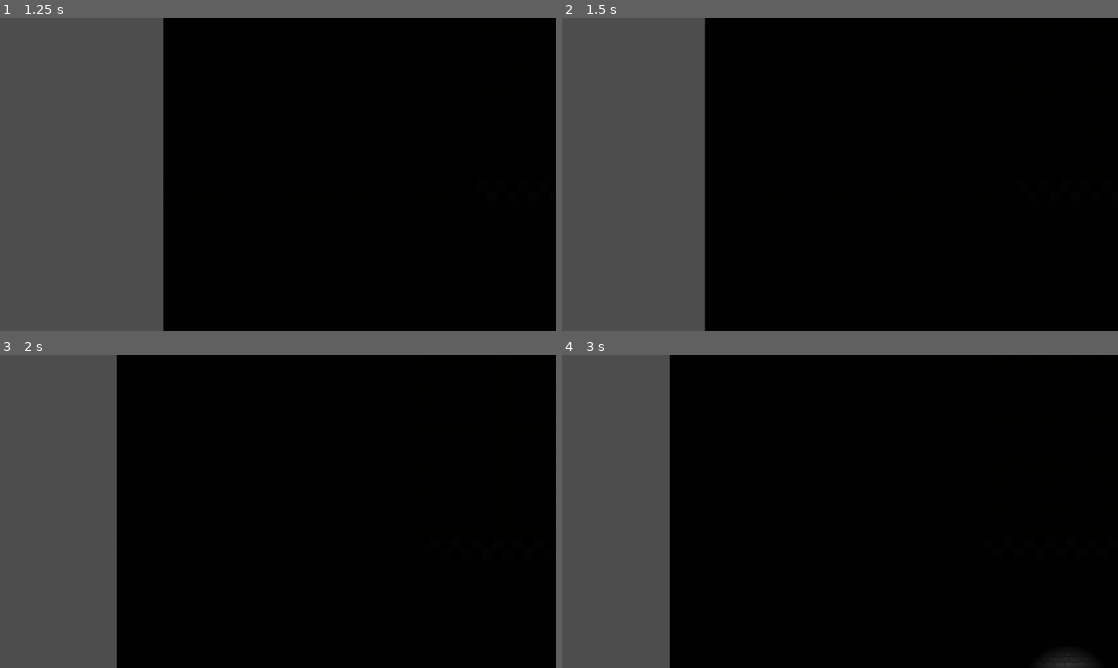
Above: before the commit, frames 1-4 (two rows, left to right).
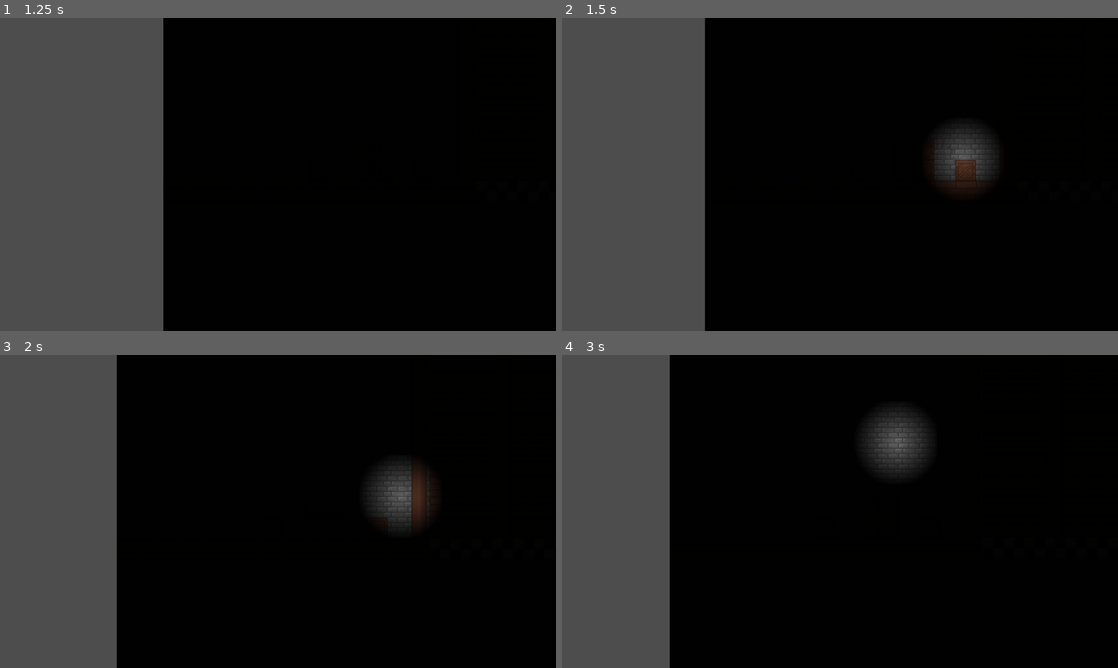
Above: after the commit, the same moments.

Repository: lestercantor/gwj-74---haunted
Game: Godot game, scene res://Art Assets/Art Scenes/MainMenuBackground.tscn
Same seed, same stepped clock (60 frames per second), same inputs: the game is played once before the commit and once after it.
Inputs (mouse positions are in pixels of both pictures, inside the frame that each line leads up to):
- Up to frame 1 (1.25 s): click (61, 168) at 0.5 s
- Up to frame 2 (1.5 s): tap Enter at 1.25 s; move the mouse to (962, 158) at 1.27 s; hold D (move_right) from 1.28 s (still down)
- Up to frame 3 (2 s): keep holding D (move_right); tap Space (jump) at 1.52 s
- Up to frame 4 (3 s): move the mouse to (728, 527) at 2.02 s; tap Space (jump) at 2.27, 2.75 s; move the mouse to (895, 442) at 2.77 s; release D (move_right) at 2.78 s; hold A (move_left) from 2.78 s (still down)

Frame 1 is identical in both runs. In frame 2, 1.8% of the frame differs, in the area x 66-79%, y 34-56%; in frame 3, 1.8%; in frame 4, 2.1%, in the area x 54-96%, y 16-100%.

Commit message:
Update Mouse_Light.gd

Diff:
--- a/Player/Mouse_Light.gd
+++ b/Player/Mouse_Light.gd
@@ -4,4 +4,4 @@
 @export var light: PointLight2D
 
 func _process(delta: float) -> void:
-	light.position = get_global_mouse_position()
+	light.global_position = get_global_mouse_position()
